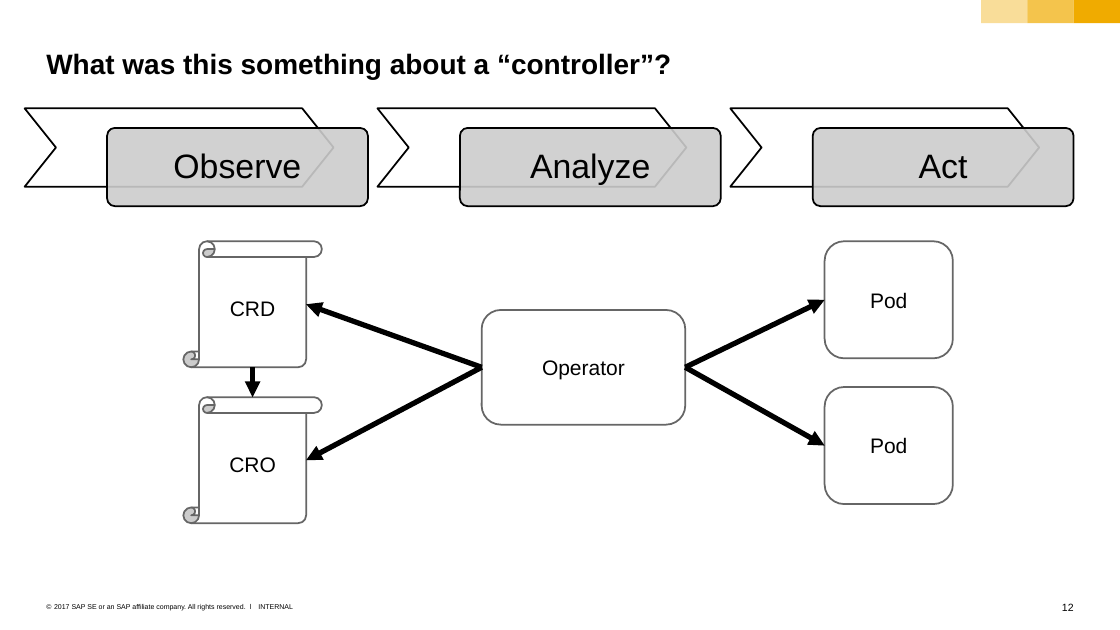
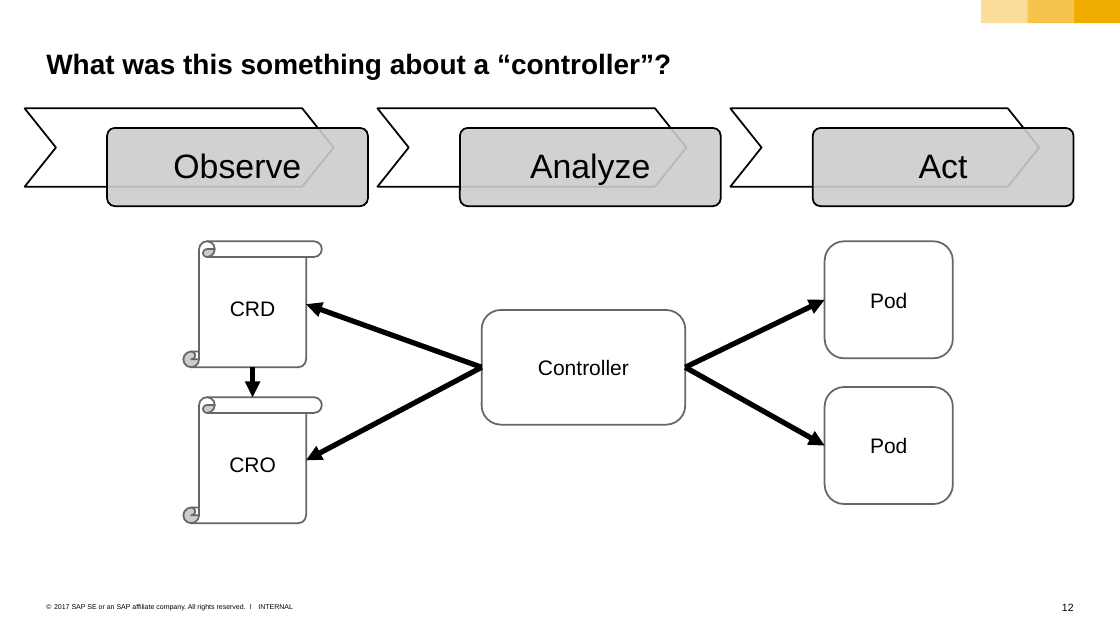
Before and after one commit to sriramrokkam/k8s-training, a slide deck: slide 12 of kubernetes/11_3_morePods_Sheduling.pptx. Drawn at 1120x630 pixels with LibreOffice and Linux fonts; fonts in the diff are those of the drawing. Boxes give left, top, right and bottom in pixels: in the first picture for what was removed or moved away, otherwise in the second. Text is boxed around its words. In the diff, an @@ line names an element or a change of style, - is before the commit and + after.

Commit message:
add operator slide

```diff
--- a/kubernetes/11_3_morePods_Sheduling.pptx
+++ b/kubernetes/11_3_morePods_Sheduling.pptx
@@ text in rounded rectangle at (x1=538, y1=359, x2=629, y2=376): text changed @@
-Operator
+Controller
```
Also in this commit, not shown: 1 slide added.
